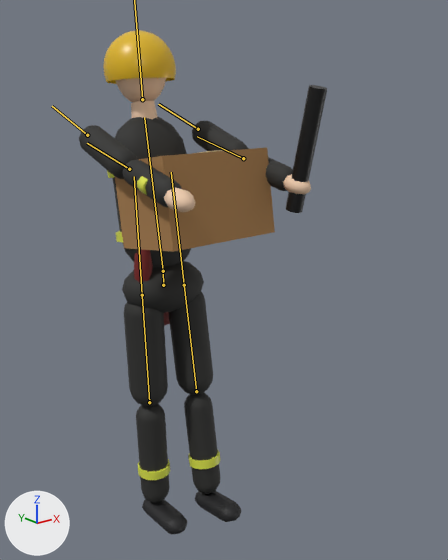
Before and after pictures for a commit that changed the glTF model city-hold/public/models/placeholder/char_firefighter.glb.
Camera for both pictures: a 50 mm lens placed at (-1.29, -1.998, 1.718), pointed at (0.11, -0.247, 1.017). Lighting does not change. The marker at lower left points along +X, +Y and +Z. The picture after the commit comes second. Both versions are drawn at frame 10 of the action 'held'; the numbers are the values there. The bones that change, and the others that lie on the model, are drawn over the model as lines.

Names of what the first picture shows: 'Mesh_0', 'skin_12', 'skin_12.001', 'skin_12.002', 'skin_12.003', 'skin_12.004', 'skin_12.005', 'skin_skin'.
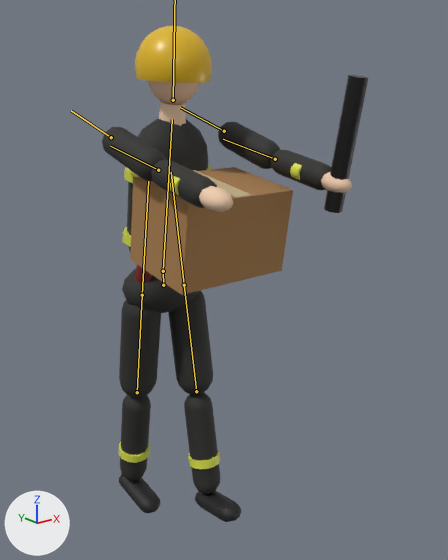
ob_carry is not drawn itself; it is the parent of ob_mesh_0, ob_mesh_1.

What changed in the scene script:
```text
Change bone_legl:
    where bone_legl = bpy.data.objects['character'].pose.bones['legL']  # child of 'hips'
    bone_legl.rotation_quaternion: (1.0, -0.024, 0.0, 0.0) -> (0.997, 0.082, 0.0, 0.0)  # degrees (-3, 0, 0) -> degrees (9, 0, 0)
Change bone_torso:
    where bone_torso = bpy.data.objects['character'].pose.bones['torso']  # child of 'hips'
    bone_torso.rotation_quaternion: (0.997, -0.082, 0.0, 0.0) -> (0.997, 0.075, 0.0, 0.0)  # degrees (-9, 0, 0) -> degrees (9, 0, 0)
Change bone_head:
    where bone_head = bpy.data.objects['character'].pose.bones['head']  # child of 'torso'
    bone_head.rotation_quaternion: (0.999, 0.041, 0.0, 0.0) -> (0.999, -0.037, 0.0, 0.0)  # degrees (5, 0, 0) -> degrees (-4, 0, 0)
Change bone_arml:
    where bone_arml = bpy.data.objects['character'].pose.bones['armL']  # child of 'torso'
    bone_arml.rotation_quaternion: (0.855, -0.519, 0.0, 0.0) -> (0.748, -0.663, 0.0, 0.0)  # degrees (-62, 0, 0) -> degrees (-83, 0, 0)
Change bone_armr:
    where bone_armr = bpy.data.objects['character'].pose.bones['armR']  # child of 'torso'
    bone_armr.rotation_quaternion: (0.855, -0.519, 0.0, 0.0) -> (0.748, -0.663, 0.0, 0.0)  # degrees (-62, 0, 0) -> degrees (-83, 0, 0)
```

Pixel boxes (x1, y1, x2, y2) of what changed, in the pictures (448 x 560 px):
'skin_12', posed (7% wider): before (79, 117, 293, 503); after (102, 118, 331, 494)
'Mesh_0', posed (23% taller): before (115, 148, 275, 252); after (130, 167, 293, 295)
'skin_12.003', posed: before (103, 30, 176, 84); after (135, 26, 212, 83)
'skin_skin', posed: before (115, 78, 311, 212); after (147, 80, 352, 212)
'skin_12.004', posed (7% wider, 8% taller): before (286, 85, 327, 213); after (324, 75, 368, 213)
'skin_12.001', posed (23% wider, 11% taller): before (142, 491, 241, 534); after (119, 474, 241, 522)
'skin_12.002', posed (14% wider): before (107, 167, 267, 480); after (119, 163, 302, 469)
'skin_12.005', posed (mostly hidden afterwards): before (134, 249, 170, 326); after (135, 265, 152, 283)
'Mesh_1', posed: before (199, 150, 226, 153); after (193, 170, 252, 198)
bone 'legL', root to tip: before (142, 295) to (134, 176); after (142, 295) to (148, 181)
bone 'torso', root to tip: before (163, 271) to (144, 117); after (163, 271) to (172, 119)
bone 'armL', root to tip: before (87, 135) to (52, 106); after (111, 137) to (71, 110)
bone 'armR', root to tip: before (198, 129) to (158, 104); after (224, 131) to (180, 107)
